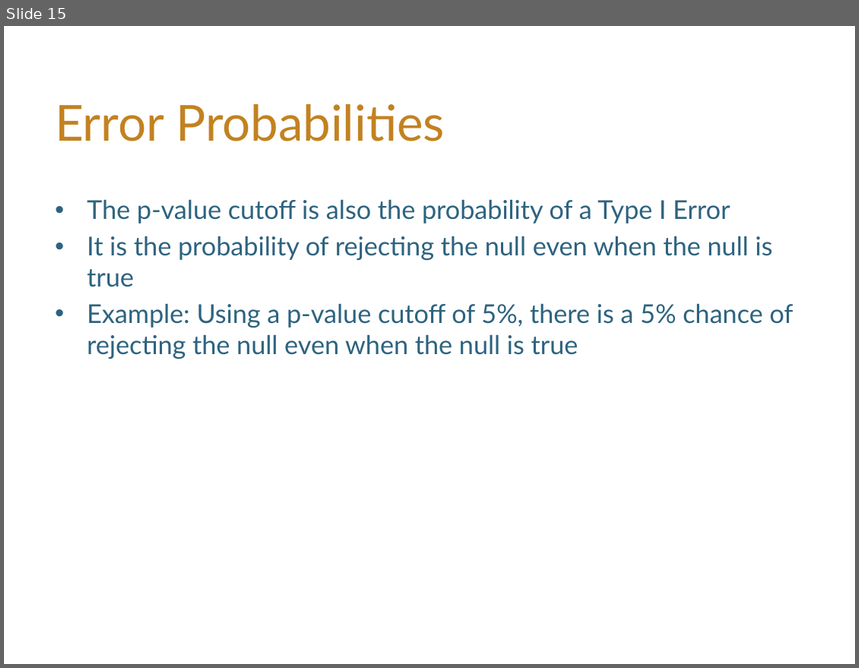
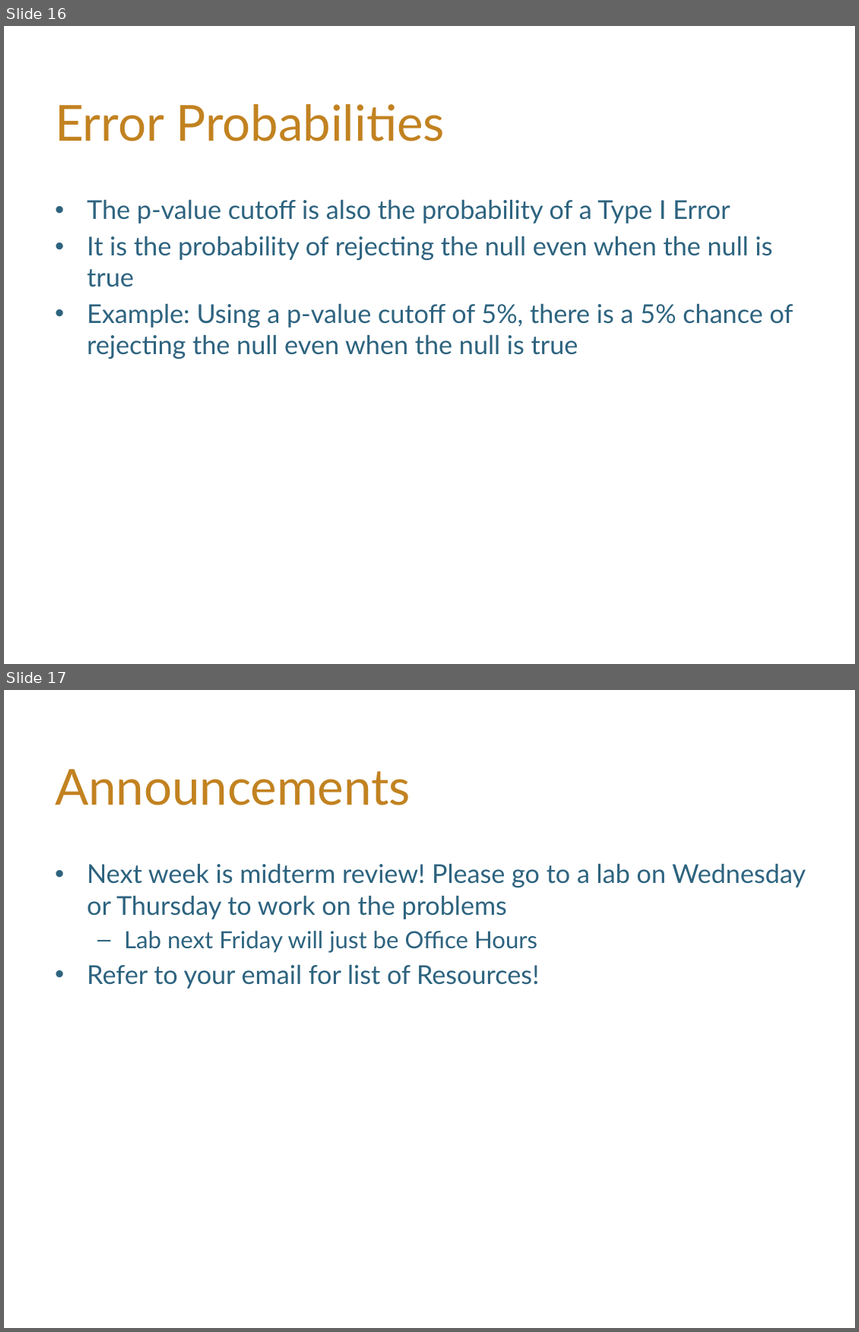
Before and after one commit to hLuo27/teaching, a slide deck: data8/slides/lab6.pptx. Shown one above the other, each under a label of ours: slide 15 before the commit, slides 16 and 17 after it. The pictures are 859x668 and 859x1332 pixels, drawn with LibreOffice and Linux fonts; fonts in the diff are those of the drawing; background and template pictures are left out. Boxes give left, top, right and bottom in pixels: in the first picture for what was removed or moved away, otherwise in the second. Text is boxed around its words. In the diff, an @@ line names an element or a change of style, - is before the commit and + after.

```diff
--- a/data8/slides/lab6.pptx
+++ b/data8/slides/lab6.pptx
@@ slide 17 added at [4, 690, 855, 1328], background #FFFFFF @@
@@ title added at [55, 769, 411, 806], 42 pt, text #C28220 @@
+Announcements
@@ text added at [87, 863, 806, 989], 22 pt, text #2D637F @@
+• Next week is midterm review! Please go to a lab on Wednesday or Thursday to work on the problems
+  – Lab next Friday will just be Office Hours
+• Refer to your email for list of Resources!
@@ what was slide 15 is now slide 16 @@
```
Also in this commit, not shown: 3 slides changed, 1 other slide added, 2 slides removed, 1 other file.
